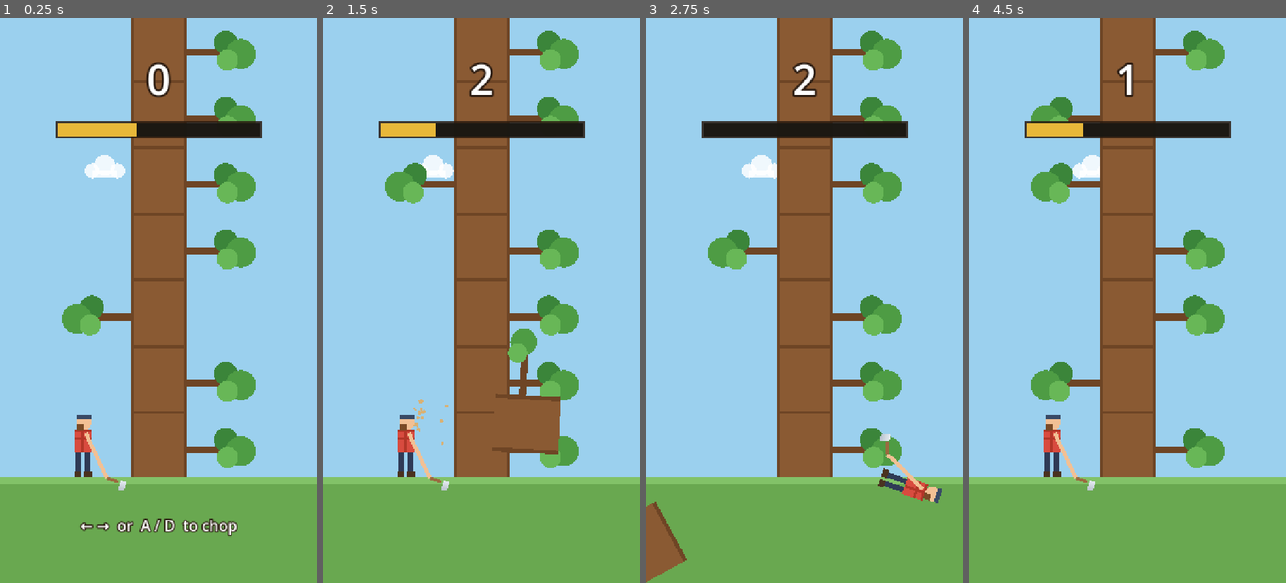
Above: before the commit, frames 1-4 (left to right).
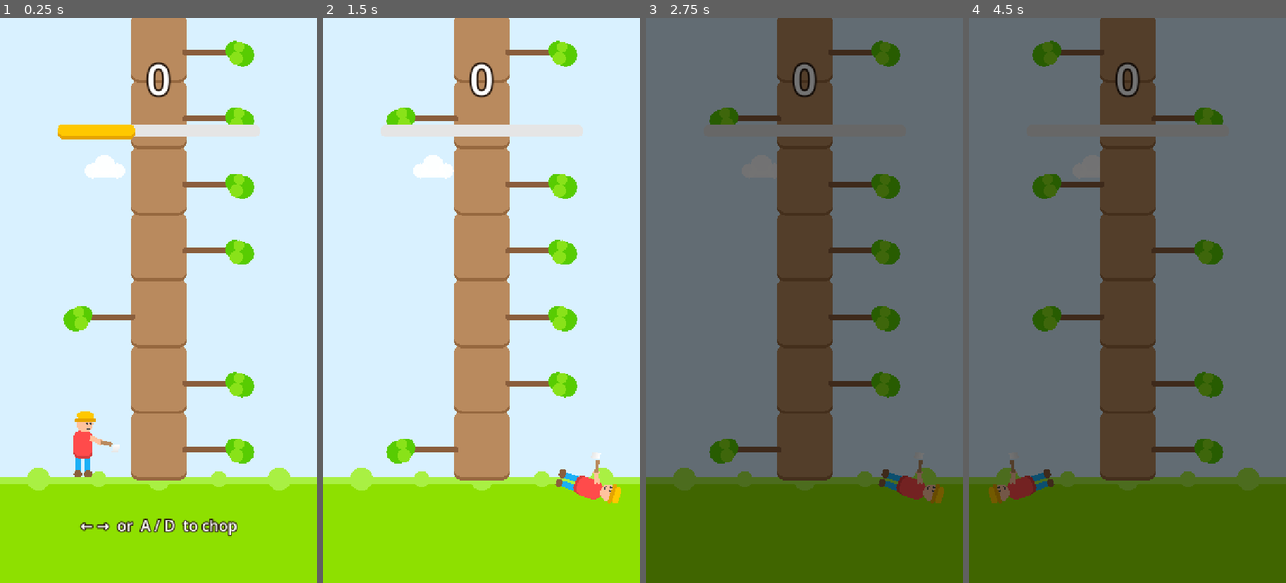
Above: after the commit, the same moments.

Repository: spr021/lumber-jack
Game: Godot game, scene res://scenes/main.tscn
Two runs of this game, one before a commit and one after it. Both use one fixed random seed, a clock stepped at 60 frames per second and the inputs below.
Inputs (mouse positions are in pixels of both pictures, inside the frame that each line leads up to):
- Up to frame 1 (0.25 s): no input
- Up to frame 2 (1.5 s): tap Enter (ui_accept) at 0.5, 0.77 s; move the mouse to (551, 272) at 0.52 s; hold Right (ui_right) 0.53-1.28 s; click (551, 272) at 0.67 s; move the mouse to (418, 328) at 1.27 s; hold Left (ui_left) from 1.28 s (still down)
- Up to frame 3 (2.75 s): tap Enter (ui_accept) at 1.52 s; move the mouse to (836, 176) at 2.02 s; release Left (ui_left) at 2.03 s; hold Right (ui_right) from 2.03 s (still down)
- Up to frame 4 (4.5 s): move the mouse to (1111, 413) at 2.77 s; click (1111, 413) at 2.92 s; tap Enter (ui_accept) at 3.02, 3.5, 3.77 s; move the mouse to (1222, 385) at 3.52 s; release Right (ui_right) at 3.53 s; hold Left (ui_left) from 3.53 s (still down); move the mouse to (1032, 215) at 4.27 s

The runs differ from the first frame. In frame 1, 99% of the frame differs, in the area x 0-100%, y 0-100%; in frame 2, 100%; in frame 3, 100%; in frame 4, 100%.
Error after the commit: Invalid assignment of property or key 'text' with value of type 'String' on a base object of type 'null instance'. (res://scripts/main.gd:142)

Commit message:
wip: preserve in-progress palette/UI restyle (incomplete, does not run yet)

Diff:
--- a/scripts/main.gd
+++ b/scripts/main.gd
@@ -30,26 +30,34 @@
 enum Side { LEFT, RIGHT }
 enum State { PLAYING, DYING, GAME_OVER }
 
-const SKY := Color("9bd0ee")
-const CLOUD := Color(1.0, 1.0, 1.0, 0.85)
-const GRASS := Color("69a850")
-const GRASS_LIGHT := Color("82c268")
-const TRUNK := Color("8a5a33")
-const BARK := Color("6e4525")
-const LEAF := Color("4e9c44")
-const LEAF_D := Color("3b853a")
-const LEAF_L := Color("68b757")
-const SHIRT := Color("d84b3f")
-const PLAID := Color("b23628")
-const PANTS := Color("2f3a56")
-const BOOT := Color("4a3220")
-const SKIN := Color("f2c094")
-const BEARD := Color("7a4a26")
-const HAT := Color("394a66")
-const HANDLE_WOOD := Color("9a6a3f")
-const STEEL := Color("b9c2cc")
-const STEEL_EDGE := Color("e6ecf2")
-const CHIP := Color("d9b174")
+const SKY := Color("d9f1ff")
+const CLOUD := Color(1.0, 1.0, 1.0, 0.95)
+const GRASS := Color("8ee000")
+const GRASS_LIGHT := Color("a9f043")
+const TRUNK := Color("b98a5e")
+const TRUNK_D := Color("96683f")
+const BARK := Color("8a5e3c")
+const LEAF := Color("58cc02")
+const LEAF_L := Color("89e219")
+const SHIRT := Color("ff4b4b")
+const SHIRT_D := Color("d63d3d")
+const PANTS := Color("1cb0f6")
+const BOOT := Color("8a5e3c")
+const SKIN := Color("ffc29e")
+const HAT := Color("ffc800")
+const HAT_D := Color("e5a400")
+const HANDLE_WOOD := Color("b98a5e")
+const STEEL := Color("e5e5e5")
+const STEEL_EDGE := Color("ffffff")
+const CHIP := Color("ffc800")
+const CHIP2 := Color("ff9600")
+const UI_TEXT := Color("4b4b4b")
+const BAR_GREEN := Color("58cc02")
+const BAR_GREEN_D := Color("58a700")
+const BAR_YELLOW := Color("ffc800")
+const BAR_YELLOW_D := Color("e5a400")
+const BAR_RED := Color("ff4b4b")
+const BAR_RED_D := Color("d63d3d")
 
 var segments: Array = []
 var jack_side: int = Side.LEFT
@@ -68,12 +76,13 @@
 var flying: Array = []
 var chips: Array = []
 
-@onready var score_label: Label = $UI/ScoreLabel
+@onready var score_panel: Panel = $UI/ScorePanel
+@onready var score_label: Label = $UI/ScorePanel/ScoreLabel
 @onready var hint_label: Label = $UI/HintLabel
 @onready var dim: ColorRect = $UI/Dim
-@onready var game_over_label: Label = $UI/GameOverLabel
-@onready var final_label: Label = $UI/FinalLabel
-@onready var restart_label: Label = $UI/RestartLabel
+@onready var game_over_card: Panel = $UI/GameOverCard
+@onready var final_label: Label = $UI/GameOverCard/FinalLabel
+@onready var restart_button: Button = $UI/GameOverCard/RestartButton
 
 
 func _ready() -> void:
@@ -82,6 +91,12 @@
 	_reset()
 	_apply_safe_area()
 	get_viewport().size_changed.connect(_apply_safe_area)
+	restart_button.pressed.connect(_on_restart_pressed)
+
+
+func _on_restart_pressed() -> void:
+	if state == State.GAME_OVER and elapsed - game_over_at >= 0.35:
+		_reset()
 
 
 func _apply_safe_area() -> void:
@@ -99,9 +114,10 @@
 		0.0, vp_size.y * 0.15)
 	var bottom: float = clampf((win_rect.end.y - clipped.end.y) * vp_size.y / win_rect.size.y,
 		0.0, vp_size.y * 0.15)
-	score_label.offset_top = 70.0 + top
-	hint_label.offset_top = -160.0 - bottom
-	hint_label.offset_bottom = -100.0 - bottom
+	score_panel.offset_top = 52.0 + top
+	score_panel.offset_bottom = 128.0 + top
+	hint_label.offset_top = -150.0 - bottom
+	hint_label.offset_bottom = -96.0 - bottom
 
 
 func _reset() -> void:
@@ -126,9 +142,7 @@
 	score_label.text = "0"
 	hint_label.visible = true
 	dim.visible = false
-	game_over_label.visible = false
-	final_label.visible = false
-	restart_label.visible = false
+	game_over_card.visible = false
 
 
 func _unhandled_input(event: InputEvent) -> void:
@@ -203,9 +217,7 @@
 	state = State.GAME_OVER
 	game_over_at = elapsed
 	dim.visible = true
-	game_over_label.visible = true
-	final_label.visible = true
-	restart_label.visible = true
+	game_over_card.visible = true
 	final_label.text = "SCORE %d\nBEST %d" % [score, best]
 
 
@@ -400,6 +412,29 @@
 	return _vh() - GROUND_MARGIN
 
 
+func _rounded_points(rect: Rect2, radius: float, seg := 5) -> PackedVector2Array:
+	var r := minf(radius, minf(rect.size.x, rect.size.y) * 0.5)
+	var pts := PackedVector2Array()
+	var arcs := [
+		[Vector2(rect.position.x + r, rect.position.y + r), PI, PI * 1.5],
+		[Vector2(rect.end.x - r, rect.position.y + r), PI * 1.5, TAU],
+		[Vector2(rect.end.x - r, rect.end.y - r), 0.0, PI * 0.5],
+		[Vector2(rect.position.x + r, rect.end.y - r), PI * 0.5, PI],
+	]
+	for arc in arcs:
+		for i in seg + 1:
+			var a: float = arc[1] + (arc[2] - arc[1]) * i / seg
+			pts.append(arc[0] + Vector2.from_angle(a) * r)
+	return pts
+
+
+func _draw_block(rect: Rect2, radius: float, color: Color, edge_color: Color, edge := 7.0) -> void:
+	# Duolingo-style solid block: flat fill sitting on a darker bottom edge.
+	draw_polygon(_rounded_points(Rect2(rect.position + Vector2(0.0, edge), rect.size), radius),
+		PackedColorArray([edge_color]))
+	draw_polygon(_rounded_points(rect, radius), PackedColorArray([color]))
+
+
 func _draw() -> void:
 	var sh := Vector2(randf_range(-shake, shake), randf_range(-shake, shake))
 	var vw := _vw()
@@ -407,7 +442,8 @@
 	draw_rect(Rect2(0.0, 0.0, vw, ground), SKY)
 	_draw_clouds()
 	draw_rect(Rect2(0.0, ground + sh.y, vw, _vh() - ground + 40.0), GRASS)
-	draw_rect(Rect2(0.0, ground + sh.y, vw, 16.0), GRASS_LIGHT)
+	draw_rect(Rect2(0.0, ground + sh.y, vw, 14.0), GRASS_LIGHT)
+	_draw_bushes(ground + sh.y, vw)
 	for i in segments.size():
 		var top := ground - float(i + 1) * SEG_H + slide_offset + sh.y
 		if top > _vh():
@@ -421,24 +457,42 @@
 	_draw_time_bar()
 
 
+func _draw_bushes(ground: float, vw: float) -> void:
+	for k in 5:
+		var x := vw * (0.12 + 0.19 * k)
+		var r := 26.0 if k % 2 == 0 else 18.0
+		draw_circle(Vector2(x, ground + 4.0), r, GRASS_LIGHT)
+
+
 func _draw_time_bar() -> void:
 	var x := (_vw() - BAR_W) * 0.5
-	var y := 238.0
-	draw_rect(Rect2(x - 4.0, y - 4.0, BAR_W + 8.0, BAR_H + 8.0), Color(0.16, 0.1, 0.06, 0.85))
-	draw_rect(Rect2(x, y, BAR_W, BAR_H), Color(0.1, 0.09, 0.07, 0.92))
+	var y := 240.0
+	var track := Rect2(x, y, BAR_W, BAR_H)
+	draw_polygon(_rounded_points(track, BAR_H * 0.5), PackedColorArray([STEEL]))
 	var frac := time_left / TIME_MAX
-	# The bar pulses when it is nearly empty to warn the player.
-	var pulse := 1.0
-	if time_left < 0.5:
-		pulse = 0.65 + 0.35 * absf(sin(elapsed * 9.0))
-	var fill := Color("6fc45f")
-	if frac <= 0.25:
-		fill = Color("d84b3f")
-	elif frac <= 0.5:
-		fill = Color("e8b83a")
-	if miss_flash > 0.0:
-		fill = Color("ff5a4a")
-	draw_rect(Rect2(x, y, BAR_W * frac, BAR_H), Color(fill, pulse))
+	if frac > 0.01:
+		var pulse := 1.0
+		if time_left < 0.5:
+			pulse = 0.65 + 0.35 * absf(sin(elapsed * 9.0))
+		var fill := BAR_GREEN
+		var edge := BAR_GREEN_D
+		if frac <= 0.25:
+			fill = BAR_RED
+			edge = BAR_RED_D
+		elif frac <= 0.5:
+			fill = BAR_YELLOW
+			edge = BAR_YELLOW_D
+		if miss_flash > 0.0:
+			fill = BAR_RED
+			edge = BAR_RED_D
+		var fill_rect := Rect2(track.position, Vector2(track.size.x * frac, track.size.y))
+		# Duolingo progress bar: green fill riding on a darker bottom edge.
+		draw_polygon(_rounded_points(Rect2(fill_rect.position + Vector2(0.0, 5.0),
+			Vector2(fill_rect.size.x - 2.0, fill_rect.size.y)), BAR_H * 0.5),
+			PackedColorArray([Color(edge, pulse)]))
+		draw_polygon(_rounded_points(Rect2(fill_rect.position,
+			Vector2(fill_rect.size.x - 2.0, fill_rect.size.y - 4.0)), BAR_H * 0.5),
+			PackedColorArray([Color(fill, pulse)]))
 
 
 func _draw_clouds() -> void:
@@ -456,40 +510,48 @@
 
 
 func _draw_segment(branch: int, top: float, cx: float) -> void:
-	draw_rect(Rect2(cx - TRUNK_W * 0.5, top, TRUNK_W, SEG_H), TRUNK)
-	draw_rect(Rect2(cx - TRUNK_W * 0.5, top, 9.0, SEG_H), BARK)
-	draw_rect(Rect2(cx + TRUNK_W * 0.5 - 9.0, top, 9.0, SEG_H), BARK)
-	draw_rect(Rect2(cx - TRUNK_W * 0.5, top, TRUNK_W, 7.0), BARK)
+	# A stacked log: rounded block with a darker bottom edge.
+	var rect := Rect2(cx - TRUNK_W * 0.5, top, TRUNK_W, SEG_H)
+	_draw_block(rect, 22.0, TRUNK, TRUNK_D)
+	# Branch stub as a capsule with flat foliage.
 	var dir := -1.0 if branch == Side.LEFT else 1.0
 	var by := top + SEG_H * 0.58
-	var x0 := cx + dir * (TRUNK_W * 0.5 - 4.0)
-	var x1 := x0 + dir * BRANCH_LEN
-	draw_rect(Rect2(Vector2(minf(x0, x1), by - 8.0), Vector2(absf(x1 - x0), 16.0)), BARK)
-	draw_circle(Vector2(x1 - dir * 34.0, by - 22.0), 27.0, LEAF_D)
-	draw_circle(Vector2(x1, by + 4.0), 34.0, LEAF)
-	draw_circle(Vector2(x1 - dir * 30.0, by + 18.0), 24.0, LEAF_L)
+	var x0 := cx + dir * (TRUNK_W * 0.5 - 6.0)
+	var x1 := x0 + dir * (BRANCH_LEN - 24.0)
+	draw_line(Vector2(x0, by), Vector2(x1, by), BARK, 13.0)
+	draw_circle(Vector2(x0, by), 6.5, BARK)
+	draw_circle(Vector2(x1, by), 6.5, BARK)
+	draw_circle(Vector2(x1 + dir * 12.0, by - 4.0), 21.0, LEAF)
+	draw_circle(Vector2(x1 + dir * 30.0, by + 6.0), 26.0, LEAF)
+	draw_circle(Vector2(x1 + dir * 16.0, by + 14.0), 15.0, LEAF_L)
+	draw_circle(Vector2(x1 + dir * 22.0, by - 12.0), 12.0, LEAF_L)
 
 
 func _draw_flying_logs(sh: Vector2) -> void:
 	for piece in flying:
 		draw_set_transform(piece.pos + sh, piece.rot, Vector2.ONE)
-		draw_rect(Rect2(-TRUNK_W * 0.5, -SEG_H * 0.5, TRUNK_W, SEG_H), TRUNK)
-		draw_rect(Rect2(-TRUNK_W * 0.5, -SEG_H * 0.5, 9.0, SEG_H), BARK)
-		draw_rect(Rect2(TRUNK_W * 0.5 - 9.0, -SEG_H * 0.5, 9.0, SEG_H), BARK)
+		var rect := Rect2(-TRUNK_W * 0.5, -SEG_H * 0.5, TRUNK_W, SEG_H)
+		_draw_block(rect, 22.0, TRUNK, TRUNK_D)
 		var dir := -1.0 if piece.branch == Side.LEFT else 1.0
 		var by := -SEG_H * 0.5 + SEG_H * 0.58
-		var x0 := dir * (TRUNK_W * 0.5 - 4.0)
-		var x1 := x0 + dir * BRANCH_LEN
-		draw_rect(Rect2(Vector2(minf(x0, x1), by - 8.0), Vector2(absf(x1 - x0), 16.0)), BARK)
-		draw_circle(Vector2(x1, by + 4.0), 30.0, LEAF)
-		draw_circle(Vector2(x1 - dir * 26.0, by + 16.0), 22.0, LEAF_L)
+		var x0 := dir * (TRUNK_W * 0.5 - 6.0)
+		var x1 := x0 + dir * (BRANCH_LEN - 24.0)
+		draw_line(Vector2(x0, by), Vector2(x1, by), BARK, 13.0)
+		draw_circle(Vector2(x0, by), 6.5, BARK)
+		draw_circle(Vector2(x1, by), 6.5, BARK)
+		draw_circle(Vector2(x1 + dir * 14.0, by - 4.0), 18.0, LEAF)
+		draw_circle(Vector2(x1 + dir * 28.0, by + 8.0), 14.0, LEAF_L)
 	draw_set_transform(Vector2.ZERO, 0.0, Vector2.ONE)
 
 
 func _draw_chips(sh: Vector2) -> void:
-	for chip in chips:
+	for i in chips.size():
+		var chip: Dictionary = chips[i]
+		var color := CHIP if i % 2 == 0 else CHIP2
 		draw_set_transform(chip.pos + sh, chip.rot, Vector2.ONE)
-		draw_rect(Rect2(-chip.size * 0.5, -chip.size * 0.5, chip.size, chip.size), CHIP)
+		var rect := Rect2(-chip.size * 0.5, -chip.size * 0.5, chip.size, chip.size)
+		draw_polygon(_rounded_points(rect, chip.size * 0.35, 3),
+			PackedColorArray([color]))
 	draw_set_transform(Vector2.ZERO, 0.0, Vector2.ONE)
 
 
@@ -500,32 +562,41 @@
 	)
 	var mirror := Vector2(1.0, 1.0) if jack_side == Side.LEFT else Vector2(-1.0, 1.0)
 	draw_set_transform(base + sh, fall_rot, mirror)
-	# Local space from here on: origin at the feet, facing +x toward the trunk.
-	draw_rect(Rect2(-16.0, -62.0, 12.0, 50.0), PANTS)
-	draw_rect(Rect2(4.0, -62.0, 12.0, 50.0), PANTS)
-	draw_rect(Rect2(-20.0, -14.0, 16.0, 14.0), BOOT)
-	draw_rect(Rect2(2.0, -14.0, 20.0, 14.0), BOOT)
-	draw_rect(Rect2(-20.0, -108.0, 40.0, 50.0), SHIRT)
-	draw_rect(Rect2(-20.0, -108.0, 40.0, 6.0), PLAID)
-	draw_rect(Rect2(-20.0, -90.0, 40.0, 6.0), PLAID)
-	draw_rect(Rect2(-4.0, -108.0, 6.0, 50.0), PLAID)
-	draw_circle(Vector2(2.0, -124.0), 17.0, SKIN)
-	draw_rect(Rect2(-14.0, -122.0, 14.0, 16.0), BEARD)
-	draw_rect(Rect2(-14.0, -142.0, 34.0, 10.0), HAT)
+	# Local space: origin at the feet, facing +x toward the trunk.
+	# Legs and rounded boots.
+	draw_block_local(Rect2(-17.0, -54.0, 14.0, 42.0), 7.0, PANTS)
+	draw_block_local(Rect2(3.0, -54.0, 14.0, 42.0), 7.0, PANTS)
+	draw_block_local(Rect2(-21.0, -15.0, 19.0, 15.0), 7.0, BOOT)
+	draw_block_local(Rect2(1.0, -15.0, 21.0, 15.0), 7.0, BOOT)
+	# Torso: flat coral block on a darker edge.
+	_draw_block(Rect2(-22.0, -106.0, 44.0, 58.0), 16.0, SHIRT, SHIRT_D)
+	# Head, hard hat, and a friendly face.
+	draw_circle(Vector2(4.0, -121.0), 19.0, SKIN)
+	draw_block_local(Rect2(-14.0, -148.0, 38.0, 17.0), 8.0, HAT)
+	draw_block_local(Rect2(-19.0, -134.0, 48.0, 9.0), 4.5, HAT_D)
+	draw_circle(Vector2(9.0, -122.0), 2.5, UI_TEXT)
+	draw_circle(Vector2(17.0, -122.0), 2.5, UI_TEXT)
+	draw_arc(Vector2(12.0, -114.0), 5.0, PI * 0.18, PI * 0.82, 8, UI_TEXT, 2.0)
 	# Arm and axe recoil back for a moment after each chop.
 	var ang := -1.3 * swing_t
-	var shoulder := Vector2(6.0, -100.0)
-	var hand := shoulder + (Vector2(30.0, 2.0) - shoulder).rotated(ang) + Vector2(24.0, 0.0).rotated(ang)
-	draw_line(shoulder, hand, SKIN, 9.0)
-	var tip := hand + Vector2(26.0, 8.0).rotated(ang)
-	draw_line(hand, tip, HANDLE_WOOD, 7.0)
+	var shoulder := Vector2(8.0, -92.0)
+	var hand := shoulder + Vector2(31.0, 12.0).rotated(ang)
+	draw_line(shoulder, hand, SKIN, 12.0)
+	draw_circle(shoulder, 9.0, SHIRT)
+	draw_circle(hand, 7.0, SKIN)
+	var tip := hand + Vector2(27.0, 6.0).rotated(ang)
+	draw_line(hand, tip, HANDLE_WOOD, 9.0)
 	var dir2 := (tip - hand).normalized()
 	var perp := Vector2(-dir2.y, dir2.x)
 	var blade := PackedVector2Array([
-		tip + dir2 * 4.0 + perp * 18.0,
-		tip + dir2 * 18.0 + perp * 16.0,
-		tip + dir2 * 18.0 - perp * 6.0,
-		tip + dir2 * 4.0 - perp * 4.0,
+		tip + dir2 * 3.0 + perp * 17.0,
+		tip + dir2 * 17.0 + perp * 14.0,
+		tip + dir2 * 17.0 - perp * 5.0,
+		tip + dir2 * 3.0 - perp * 3.0,
 	])
 	draw_polygon(blade, PackedColorArray([STEEL, STEEL, STEEL_EDGE, STEEL_EDGE]))
 	draw_set_transform(Vector2.ZERO, 0.0, Vector2.ONE)
+
+
+func draw_block_local(rect: Rect2, radius: float, color: Color) -> void:
+	draw_polygon(_rounded_points(rect, radius), PackedColorArray([color]))
